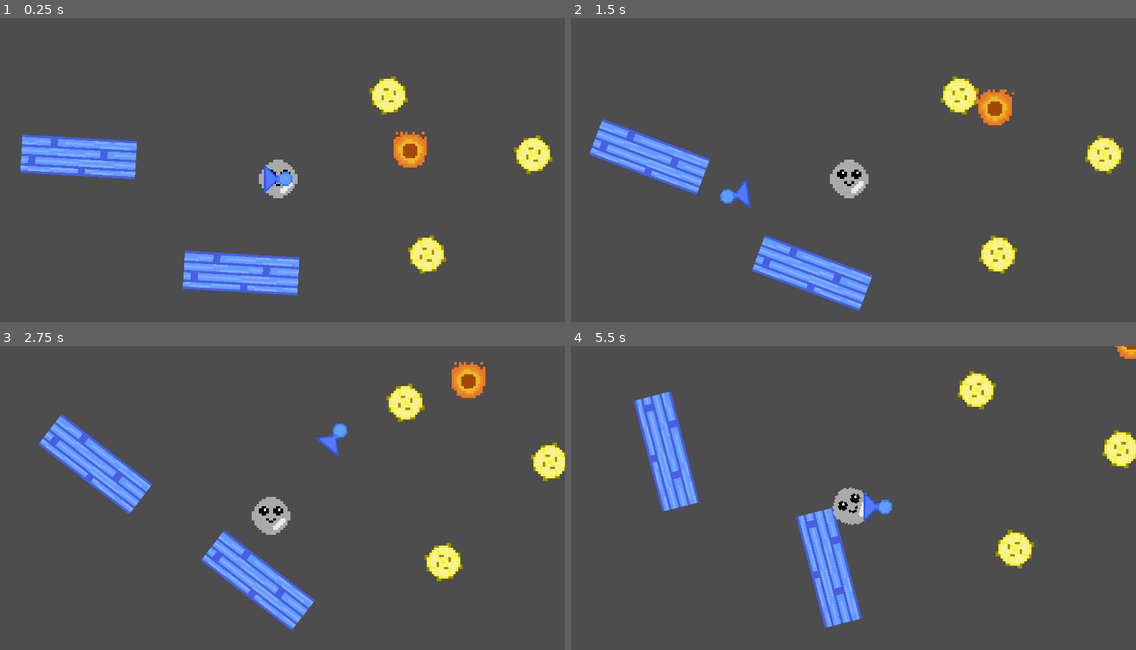
Above: before the commit, frames 1-4 (two rows, left to right).
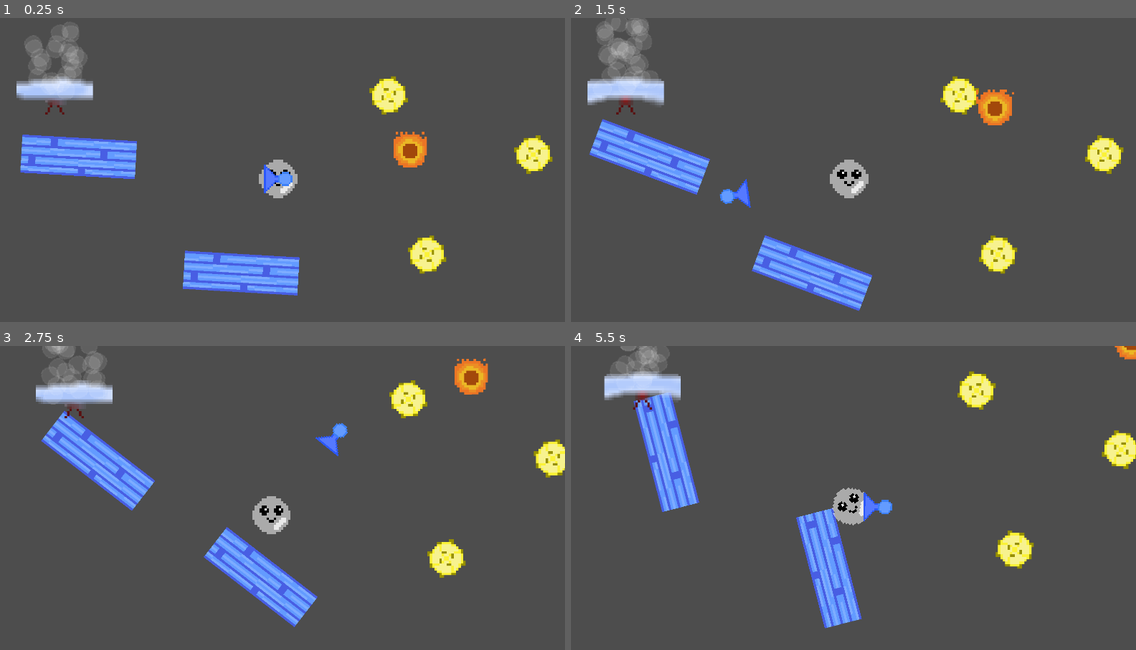
Above: after the commit, the same moments.

Repository: BenjaminWalls/Test_Winter2023
Game: Godot game, scene res://test_environment.tscn
The game is run twice, just before and just after one commit, with the same random seed, the same clock (stepped at 60 frames per second) and the same inputs.
Inputs (mouse positions are in pixels of both pictures, inside the frame that each line leads up to):
- Up to frame 1 (0.25 s): no input
- Up to frame 2 (1.5 s): move the mouse to (977, 163) at 0.52 s; press the mouse at (977, 163) at 0.53 s; move the mouse to (734, 194) at 1.27 s; release the mouse at (734, 194) at 1.28 s; click (734, 194) at 1.35 s
- Up to frame 3 (2.75 s): move the mouse to (333, 437) at 2.02 s; press the mouse at (333, 437) at 2.03 s
- Up to frame 4 (5.5 s): move the mouse to (819, 570) at 2.77 s; release the mouse at (819, 570) at 2.78 s; click (819, 570) at 2.85 s; move the mouse to (1023, 555) at 3.52 s; press the mouse at (1023, 555) at 3.53 s; move the mouse to (678, 458) at 4.27 s; release the mouse at (678, 458) at 4.28 s; click (678, 458) at 4.35 s; move the mouse to (876, 507) at 5.02 s; press the mouse at (876, 507) at 5.03 s

The runs differ from the first frame. In frame 1, 2.0% of the frame differs, in the area x 2-17%, y 1-32%; in frame 2, 2.3%; in frame 3, 7.9%, in the area x 6-100%, y 0-94%; in frame 4, 2.5%.

Commit message:
Added fans

Diff:
--- /dev/null
+++ b/Fan.gd
@@ -0,0 +1,14 @@
+extends ShapeCast2D
+
+
+var Fan_Position
+
+# Called every frame. 'delta' is the elapsed time since the previous frame.
+func _physics_process(delta):
+	Fan_Position=get_parent().global_position - get_parent().get_parent().get_parent().get_parent().get_node("Bubble/BubbleRigid").global_position
+	#print(get_collider(0))
+	if get_collider(0)==get_parent().get_parent().get_parent().get_parent().get_node("Bubble/BubbleRigid"):
+		#print(Fan_Position)
+		get_parent().get_parent().get_parent().get_parent().get_node("Bubble/BubbleRigid").apply_central_force(-Fan_Position*1.4)
+
+	pass
--- a/PushBubble.gd
+++ b/PushBubble.gd
@@ -16,8 +16,8 @@
 	#print("Mouse Normalized: ", Mouse_Position.normalized())
 	# Adding force when raycast detects bubble and mouse button pressed
 	if get_collider()==get_parent().get_parent().get_node("Bubble/BubbleRigid") and Input.is_action_pressed("Blow_air"):
-		get_parent().get_parent().get_node("Bubble/BubbleRigid").apply_central_force(-Mouse_Position*2.75)
+		get_parent().get_parent().get_node("Bubble/BubbleRigid").apply_central_force(-Mouse_Position*2.9)
 		get_parent().get_node("GPUParticles2D").emitting=true
 	elif(velocity!=Vector2(0,0)): # This is for stopping the bubble to a halt when not pushing air.
-		get_parent().get_parent().get_node("Bubble/BubbleRigid").set_linear_velocity(lerp(velocity,Vector2(0,0),0.001))
+		get_parent().get_parent().get_node("Bubble/BubbleRigid").set_linear_velocity(lerp(velocity,Vector2(0,0),0.0005))
 		get_parent().get_node("GPUParticles2D").emitting=false
--- a/test_environment.tscn
+++ b/test_environment.tscn
@@ -6,9 +6,11 @@
 [ext_resource type="Texture2D" uid="uid://dd6lwlx6tk7uv" path="res://Assets/cloud.png" id="6_khqjb"]
 [ext_resource type="Script" path="res://Bubble.gd" id="7_3uix7"]
 [ext_resource type="PackedScene" uid="uid://w2wpboqk6def" path="res://fireball.tscn" id="7_u6aki"]
+[ext_resource type="Texture2D" uid="uid://l42jf6bk76iw" path="res://Assets/fan.png" id="8_ge1m7"]
 [ext_resource type="Texture2D" uid="uid://rssvirw4y8om" path="res://Assets/spike.png" id="8_tvyur"]
 [ext_resource type="Texture2D" uid="uid://bq316y4ju3k2e" path="res://Assets/cute_bubble.png" id="9_1gjh6"]
 [ext_resource type="Texture2D" uid="uid://ltxb37tjd2yn" path="res://Assets/TileMap/corner.png" id="9_f43ry"]
+[ext_resource type="Script" path="res://Fan.gd" id="9_vsxin"]
 [ext_resource type="Texture2D" uid="uid://ddtfhyonjc4sj" path="res://Assets/cute_bubble_popped.png" id="10_75fcp"]
 [ext_resource type="Texture2D" uid="uid://imf6abdqwtp4" path="res://Assets/TileMap/inside.png" id="10_u5try"]
 [ext_resource type="Texture2D" uid="uid://bm6jyguv810nj" path="res://Assets/TileMap/slope.png" id="11_4p7cy"]
@@ -97,6 +99,62 @@
 "points": PackedVector2Array(0, 68, 0, -68, -324, -191, -136, -2, 136, 2, -125, -380, 6, -117, -6, 117, 137, -138, 115, 6, -115, -6, -67, 28, 5, 72, -5, -72, -325, -192)
 }
 point_count = 5
+
+[sub_resource type="RectangleShape2D" id="RectangleShape2D_birn4"]
+size = Vector2(116, 45)
+
+[sub_resource type="AtlasTexture" id="AtlasTexture_01h3f"]
+atlas = ExtResource("8_ge1m7")
+region = Rect2(0, 0, 32, 16)
+
+[sub_resource type="AtlasTexture" id="AtlasTexture_g2hs1"]
+atlas = ExtResource("8_ge1m7")
+region = Rect2(32, 0, 32, 16)
+
+[sub_resource type="AtlasTexture" id="AtlasTexture_6vpg8"]
+atlas = ExtResource("8_ge1m7")
+region = Rect2(64, 0, 32, 16)
+
+[sub_resource type="SpriteFrames" id="SpriteFrames_abmqj"]
+animations = [{
+"frames": [{
+"duration": 1.0,
+"texture": SubResource("AtlasTexture_01h3f")
+}, {
+"duration": 1.0,
+"texture": SubResource("AtlasTexture_g2hs1")
+}, {
+"duration": 1.0,
+"texture": SubResource("AtlasTexture_6vpg8")
+}],
+"loop": true,
+"name": &"default",
+"speed": 30.0
+}]
+
+[sub_resource type="RectangleShape2D" id="RectangleShape2D_4dawm"]
+
+[sub_resource type="Curve" id="Curve_ifga4"]
+_data = [Vector2(0, 1), 0.0, 0.0, 0, 0, Vector2(1, 0), 0.0, 0.0, 0, 0]
+point_count = 2
+
+[sub_resource type="CurveTexture" id="CurveTexture_y1ojo"]
+curve = SubResource("Curve_ifga4")
+
+[sub_resource type="ParticleProcessMaterial" id="ParticleProcessMaterial_wbq08"]
+particle_flag_disable_z = true
+emission_shape = 3
+emission_box_extents = Vector3(40, 1, 1)
+angle_min = -158.0
+angle_max = 24.3
+direction = Vector3(0, -100, 0)
+spread = 0.0
+initial_velocity_min = 348.31
+initial_velocity_max = 505.62
+gravity = Vector3(0, 0, 0)
+scale_min = 2.0
+scale_max = 2.0
+scale_curve = SubResource("CurveTexture_y1ojo")
 
 [sub_resource type="AtlasTexture" id="AtlasTexture_dyqt2"]
 atlas = ExtResource("10_75fcp")
@@ -304,6 +362,39 @@
 [node name="AnimatableBody2D" parent="Fireballs/Fireball/Move" index="1"]
 position = Vector2(-314.07, -243.917)
 
+[node name="Fans" type="Node2D" parent="."]
+
+[node name="Fan" type="Node2D" parent="Fans"]
+position = Vector2(-253, -87)
+metadata/_edit_group_ = true
+
+[node name="StaticBody2D" type="StaticBody2D" parent="Fans/Fan"]
+
+[node name="CollisionShape2D" type="CollisionShape2D" parent="Fans/Fan/StaticBody2D"]
+position = Vector2(1, 5.5)
+shape = SubResource("RectangleShape2D_birn4")
+
+[node name="AnimatedSprite2D" type="AnimatedSprite2D" parent="Fans/Fan/StaticBody2D"]
+texture_filter = 1
+scale = Vector2(4, 4)
+sprite_frames = SubResource("SpriteFrames_abmqj")
+autoplay = "default"
+frame_progress = 0.713298
+
+[node name="Fan" type="ShapeCast2D" parent="Fans/Fan/StaticBody2D"]
+position = Vector2(0, -82)
+scale = Vector2(6, 6)
+shape = SubResource("RectangleShape2D_4dawm")
+target_position = Vector2(0, -51.1667)
+script = ExtResource("9_vsxin")
+
+[node name="GPUParticles2D" type="GPUParticles2D" parent="Fans/Fan/StaticBody2D"]
+modulate = Color(1, 1, 1, 0.243137)
+amount = 128
+process_material = SubResource("ParticleProcessMaterial_wbq08")
+texture = ExtResource("6_khqjb")
+lifetime = 1.25
+
 [node name="Bubble" type="Node2D" parent="."]
 position = Vector2(121, 53)
 script = ExtResource("7_3uix7")
@@ -315,6 +406,7 @@
 [node name="Camera2D" type="Camera2D" parent="Bubble/BubbleRigid"]
 zoom = Vector2(2, 2)
 position_smoothing_enabled = true
+position_smoothing_speed = 6.0
 
 [node name="AnimatedSprite2D" type="AnimatedSprite2D" parent="Bubble/BubbleRigid"]
 texture_filter = 1
Binary file added: Assets/fan.png
Not shown, added: Assets/fan.png.import
Not shown: 1 places in test_environment.tscn that only renumber resources
